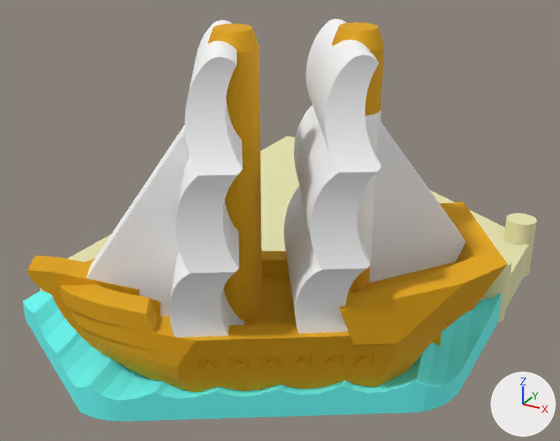
Two versions of the glTF model public/assets/harbor_base.glb, one commit apart.
The view is the same before and after, from a 50 mm lens placed at (26.9, -86.8, 25.2), pointed at (4.7, -46.3, 5.0). Every picture has the same lights, and +X, +Y and +Z are marked at lower right. The older version comes first. Vertices at exactly the same position are counted once.

Objects in the first picture: 'harbor_base'.
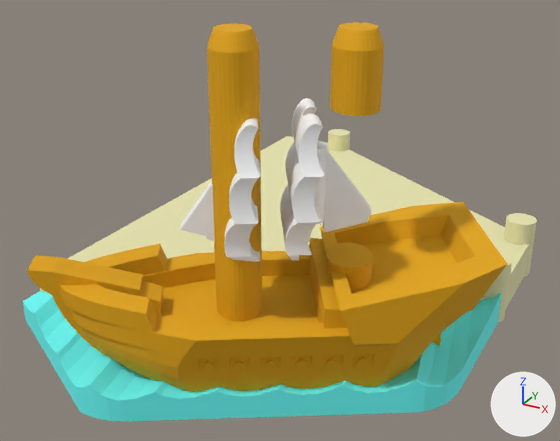
Diff of the bpy script that builds the scene:
```diff
--- a/public/assets/harbor_base.glb.py
+++ b/public/assets/harbor_base.glb.py
@@ me_harbor_base___1 @@
 me_harbor_base___1.from_pydata(...)  # 7269 vertices, 14560 faces; spans x -7.3..20.4, y -63.0..-23.0, z 0.0..18.9
 # used by ob_harbor_base; location = (0.0, 0.0, 0.0)
+# me_harbor_base___1 part 1: the loose piece of 1415 vertices spanning x 7.1..17.8, y -58.4..-47.6, z 4.0..18.5 is scaled about its middle by 0.5, then moved by (-1.7, -0.8, 0.0)
+# me_harbor_base___1 part 2: the loose piece of 1611 vertices spanning x 0.2..10.5, y -61.6..-50.8, z 4.0..18.5 is scaled about its middle by 0.5, then moved by (1.8, 0.8, 0.0)
 me_harbor_base___1.materials.append(mat_mat_harbor_base)
```

Boxes [x1, y1, x2, y2] around the edits, measured in the pictures (560 x 441 px; the box of a moved part takes in the faces that stretch with it):
'harbor_base', reshaped: before [23, 19, 537, 421]; after [23, 22, 537, 421]
part 1 of me_harbor_base___1, moved or reshaped: before [284, 19, 466, 333]; after [280, 98, 372, 260]
part 2 of me_harbor_base___1, moved or reshaped: before [86, 20, 244, 337]; after [180, 118, 261, 261]
